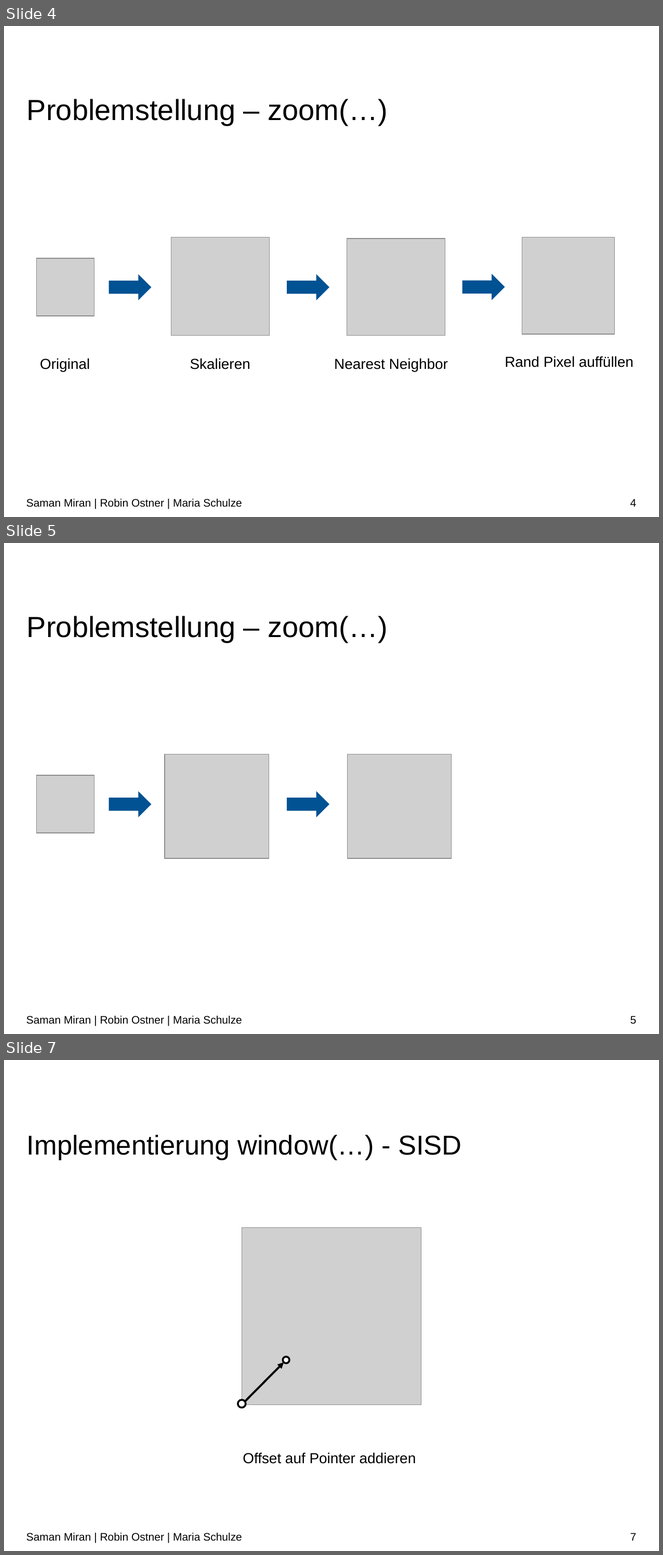
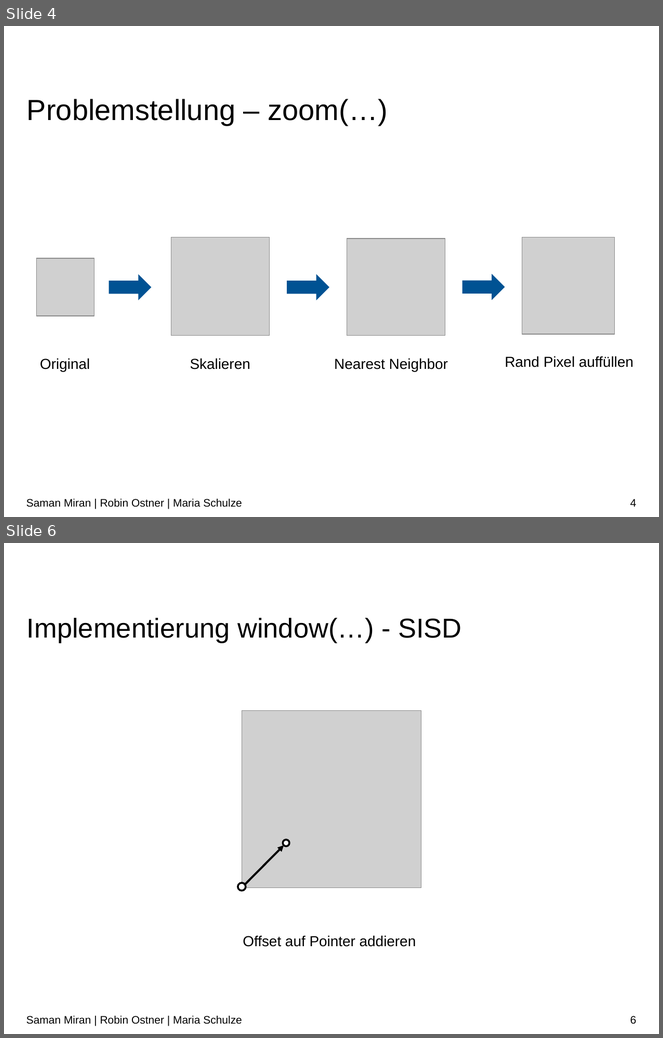
Before and after one commit to RobinOstner/bestASP, a slide deck: Praktikum ASP – Team 15.pptx. Shown one above the other, each under a label of ours: slides 4, 5 and 7 before the commit, slides 4 and 6 after it; the slides between them are not shown. The pictures are 663x1555 and 663x1038 pixels, drawn with LibreOffice and Linux fonts; fonts in the diff are those of the drawing; grey boxes stand for pictures; background and template pictures are left out. Boxes give left, top, right and bottom in pixels: in the first picture for what was removed or moved away, otherwise in the second. Text is boxed around its words. In the diff, an @@ line names an element or a change of style, - is before the commit and + after.

```diff
--- a/Praktikum ASP – Team 15.pptx
+++ b/Praktikum ASP – Team 15.pptx
@@ slide 5 removed at <box>4,543,659,1034</box>, background #FFFFFF @@
@@ title removed at <box>27,616,388,643</box> @@
-Problemstellung – zoom(…)
@@ picture removed at <box>165,755,269,859</box> @@
@@ picture removed at <box>347,755,452,859</box> @@
@@ picture removed at <box>36,775,94,833</box> @@
@@ right arrow removed at <box>109,792,152,818</box> @@
@@ right arrow removed at <box>287,792,330,818</box> @@
@@ text removed at <box>26,1016,242,1025</box> @@
-Saman Miran | Robin Ostner | Maria Schulze
@@ page number removed at <box>631,1016,637,1025</box> @@
-5
@@ what was slide 7 is now slide 6 @@
@@ page number at <box>631,1016,637,1025</box>: text changed @@
-7
+6
```
Also in this commit, not shown: 4 slides changed.
